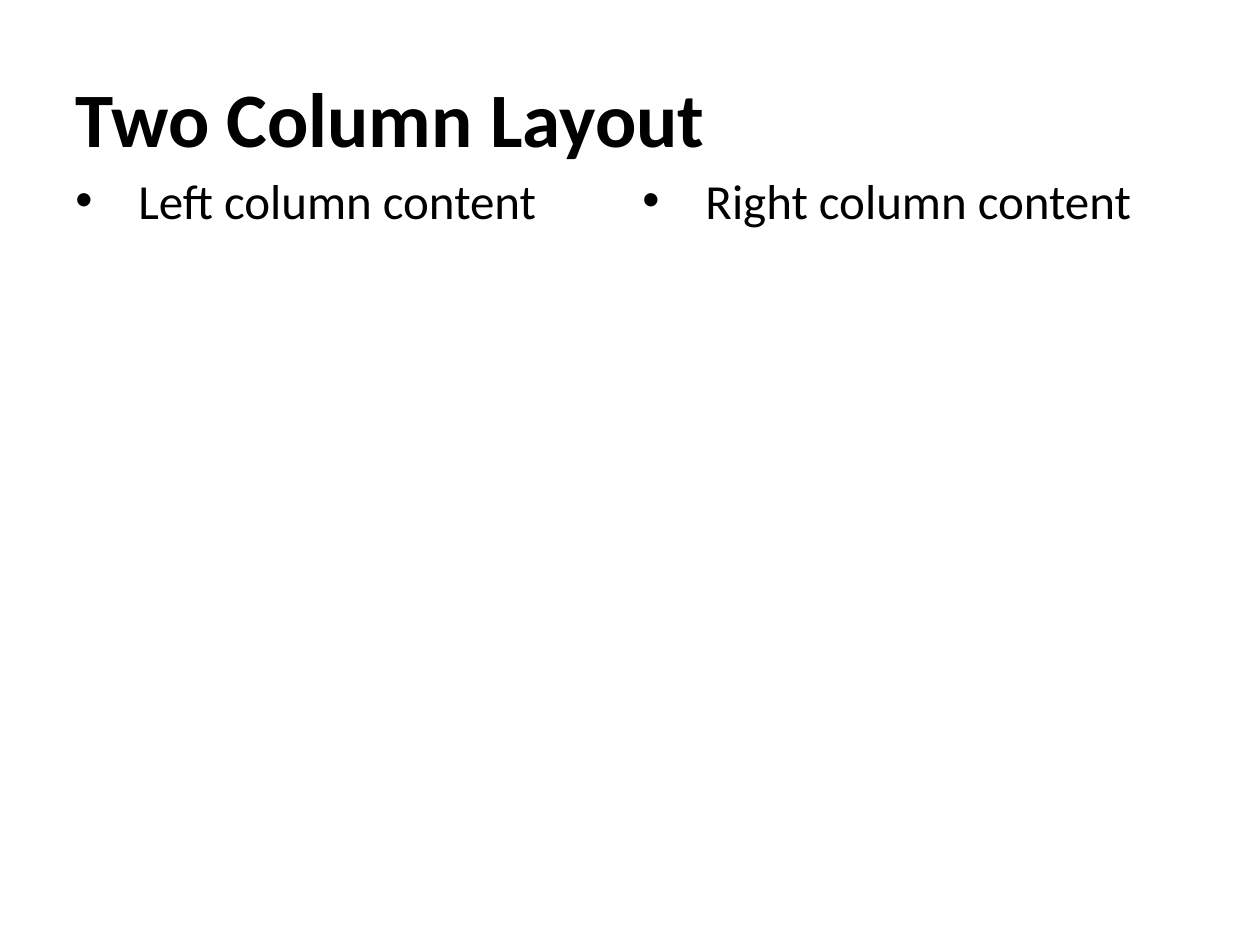
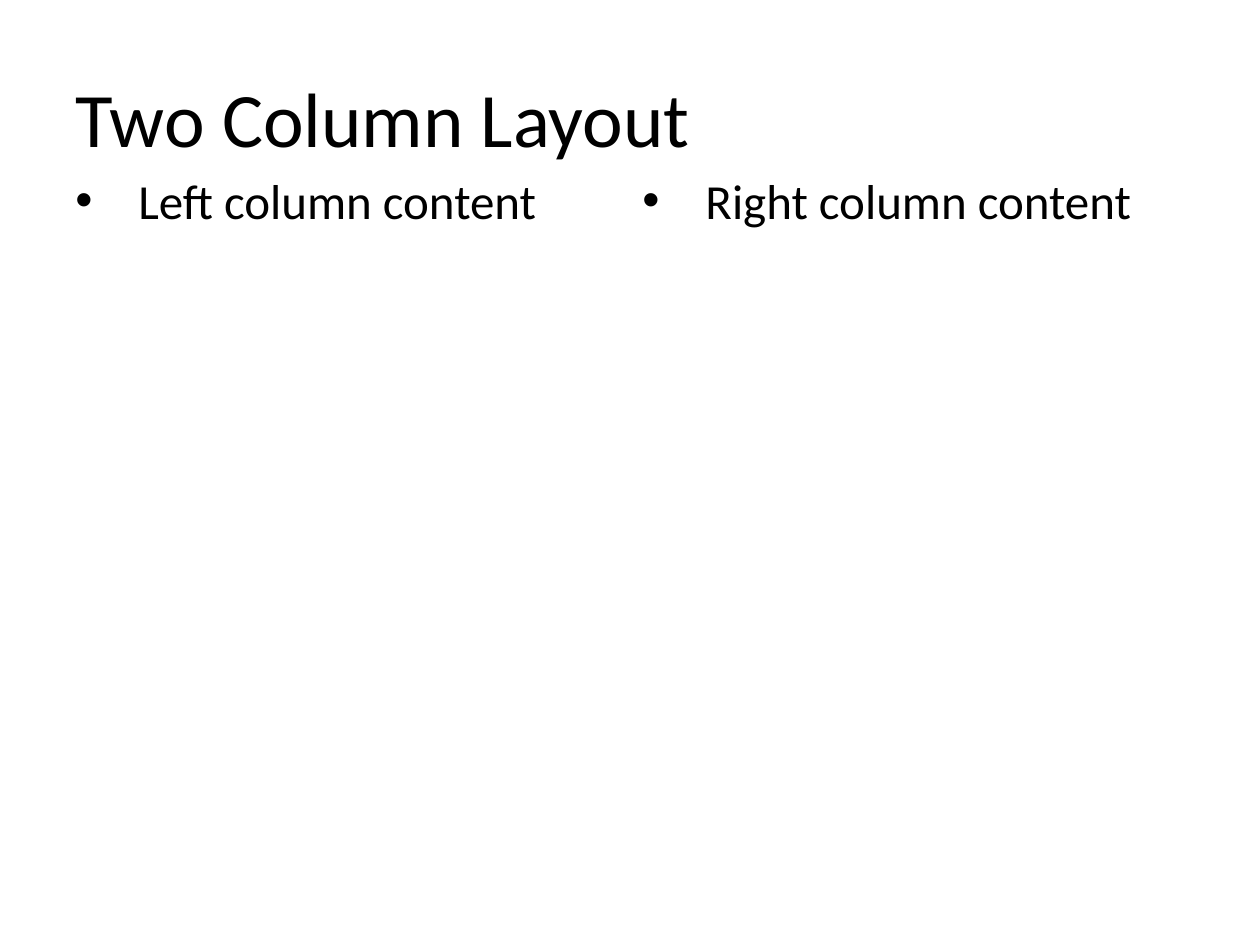
Before and after one commit to djinn-soul/gopptx, a slide deck: slide 3 of smoke_samples/02_slide_layouts.pptx. Drawn at 1260x945 pixels with LibreOffice and Linux fonts; fonts in the diff are those of the drawing. Boxes give left, top, right and bottom in pixels: in the first picture for what was removed or moved away, otherwise in the second. Text is boxed around its words. In the diff, an @@ line names an element or a change of style, - is before the commit and + after.

```diff
--- a/smoke_samples/02_slide_layouts.pptx
+++ b/smoke_samples/02_slide_layouts.pptx
@@ text "Two Column Layout" at <box>75,93,689,160</box>: bold off @@
```
Also in this commit, not shown: 2 other slides changed, 45 other files.
